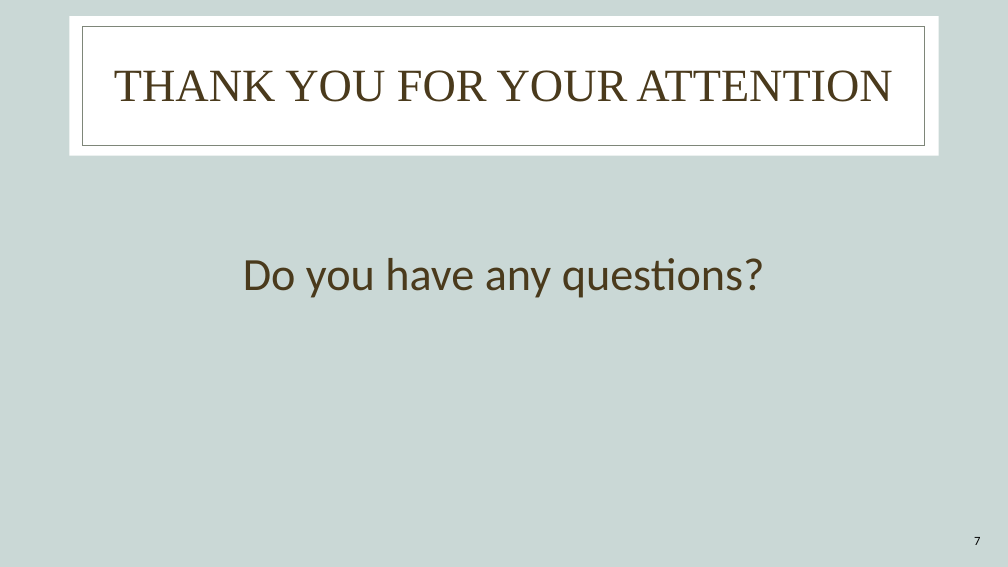
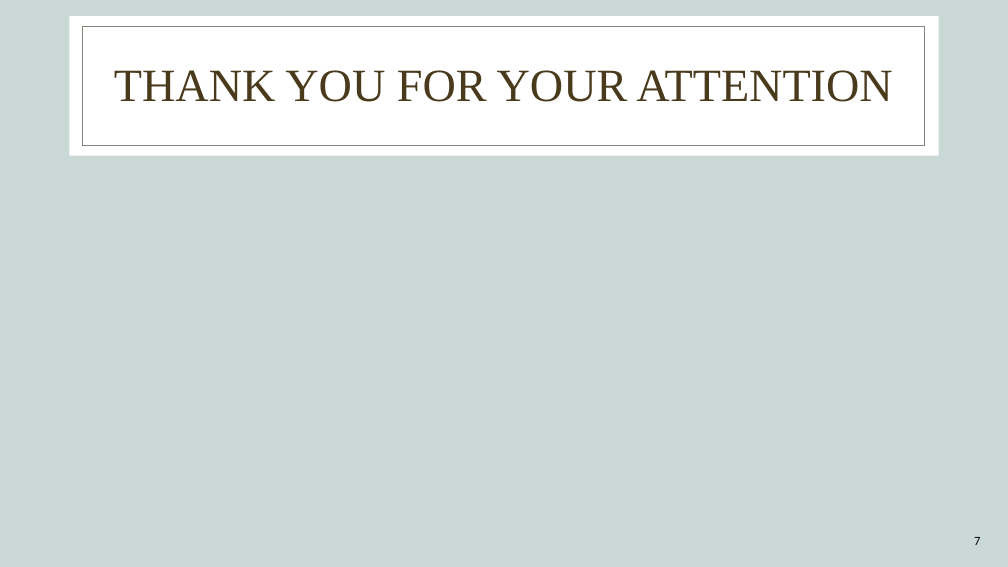
Before and after one commit to codingburgas/school-project-assignment-nerds, a slide deck: slide 7 of Docs/NERDS.pptx. Drawn at 1008x567 pixels with LibreOffice and Linux fonts; fonts in the diff are those of the drawing; background and template pictures are left out. Boxes give left, top, right and bottom in pixels: in the first picture for what was removed or moved away, otherwise in the second. Text is boxed around its words. In the diff, an @@ line names an element or a change of style, - is before the commit and + after.

```diff
--- a/Docs/NERDS.pptx
+++ b/Docs/NERDS.pptx
@@ text removed at (243, 258, 765, 298) @@
-Do you have any questions?
```
Also in this commit, not shown: 3 other slides changed.
